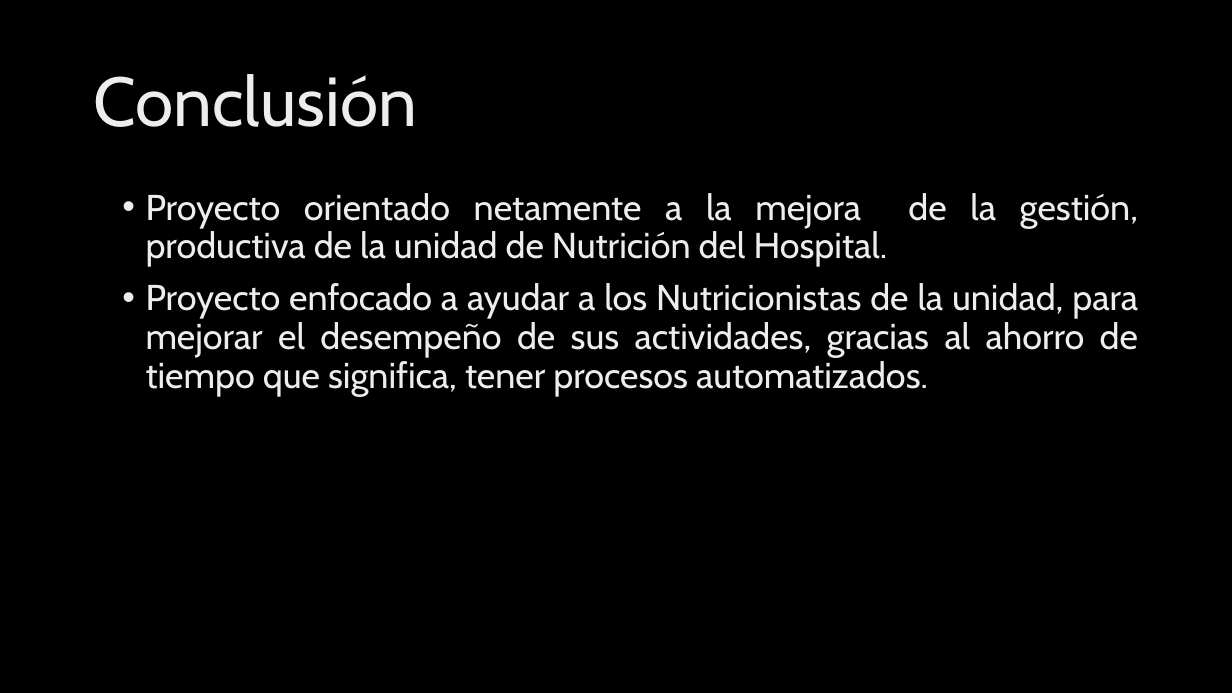
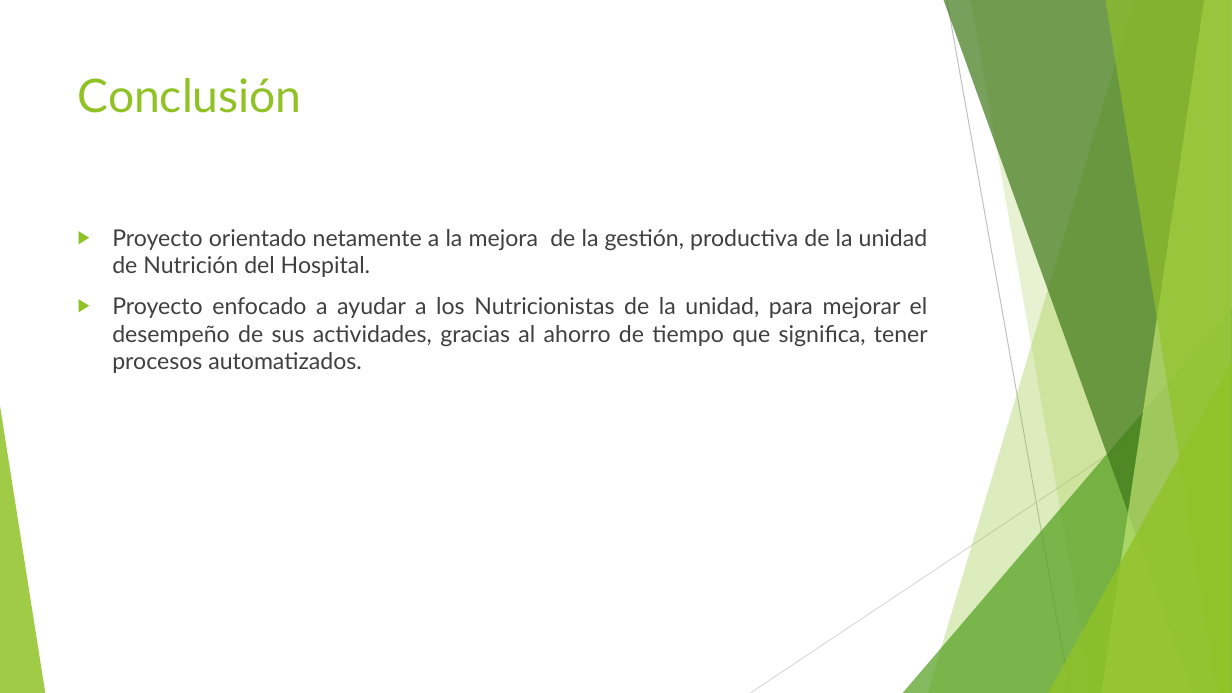
Before and after one commit to food-aid/Seminario, a slide deck: slide 11 of Food-Aid.pptx. Drawn at 1232x693 pixels with LibreOffice and Linux fonts; fonts in the diff are those of the drawing; background and template pictures are left out. Boxes give left, top, right and bottom in pixels: in the first picture for what was removed or moved away, otherwise in the second. Text is boxed around its words. In the diff, an @@ line names an element or a change of style, - is before the commit and + after.

```diff
--- a/Food-Aid.pptx
+++ b/Food-Aid.pptx
@@ background picture (left out) to #FFFFFF @@
@@ title "Conclusión": place and size @@
-title "Conclusión" at box(94, 74, 417, 127)
+title "Conclusión" at box(78, 78, 302, 113)
@@ title "Conclusión" at box(78, 78, 302, 113): size 54 to 36 pt, font Cabin to Lato, text colour gradient #BFBFBF to #EDEDED to #FFFFFF to #90C226; line spacing 0.9 to 1; vertical alignment middle to top @@
@@ text "Proyecto orientado netamente a la ...": place and size @@
-text "Proyecto orientado netamente a la ..." at box(146, 193, 1138, 397)
+text "Proyecto orientado netamente a la ..." at box(112, 229, 928, 373)
@@ text "Proyecto orientado netamente a la ..." at box(112, 229, 928, 373): size 28 to 18 pt, font Cabin to Lato, text colour gradient #BFBFBF to #EDEDED to #FFFFFF to #404040; bullet • to ▶; line spacing 0.9 to 1 @@
@@ group added at box(0, 0, 1232, 693): 5 freeform shapes, 3 triangles, 2 lines @@
```
Also in this commit, not shown: 11 other slides changed.
